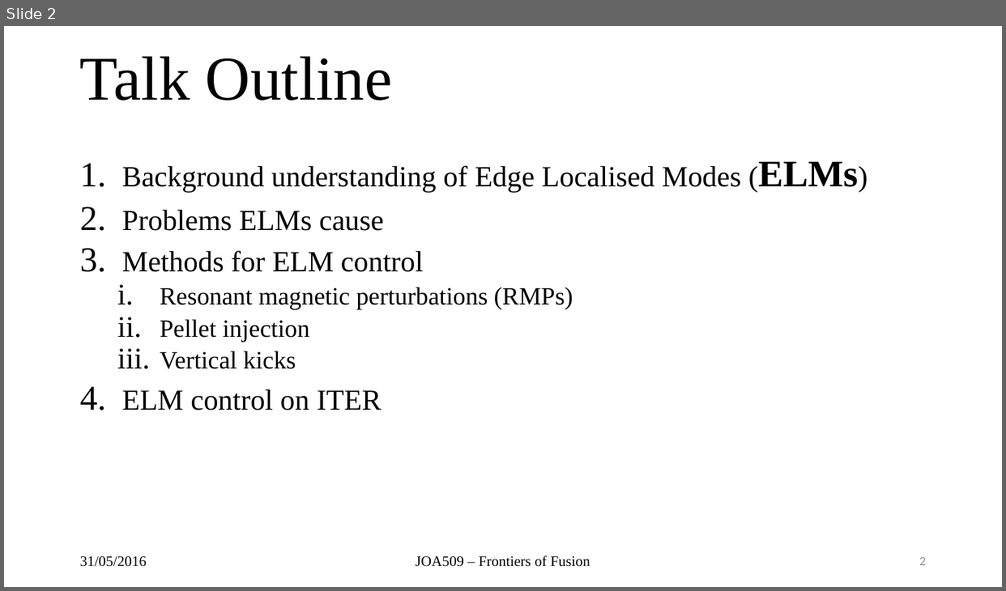
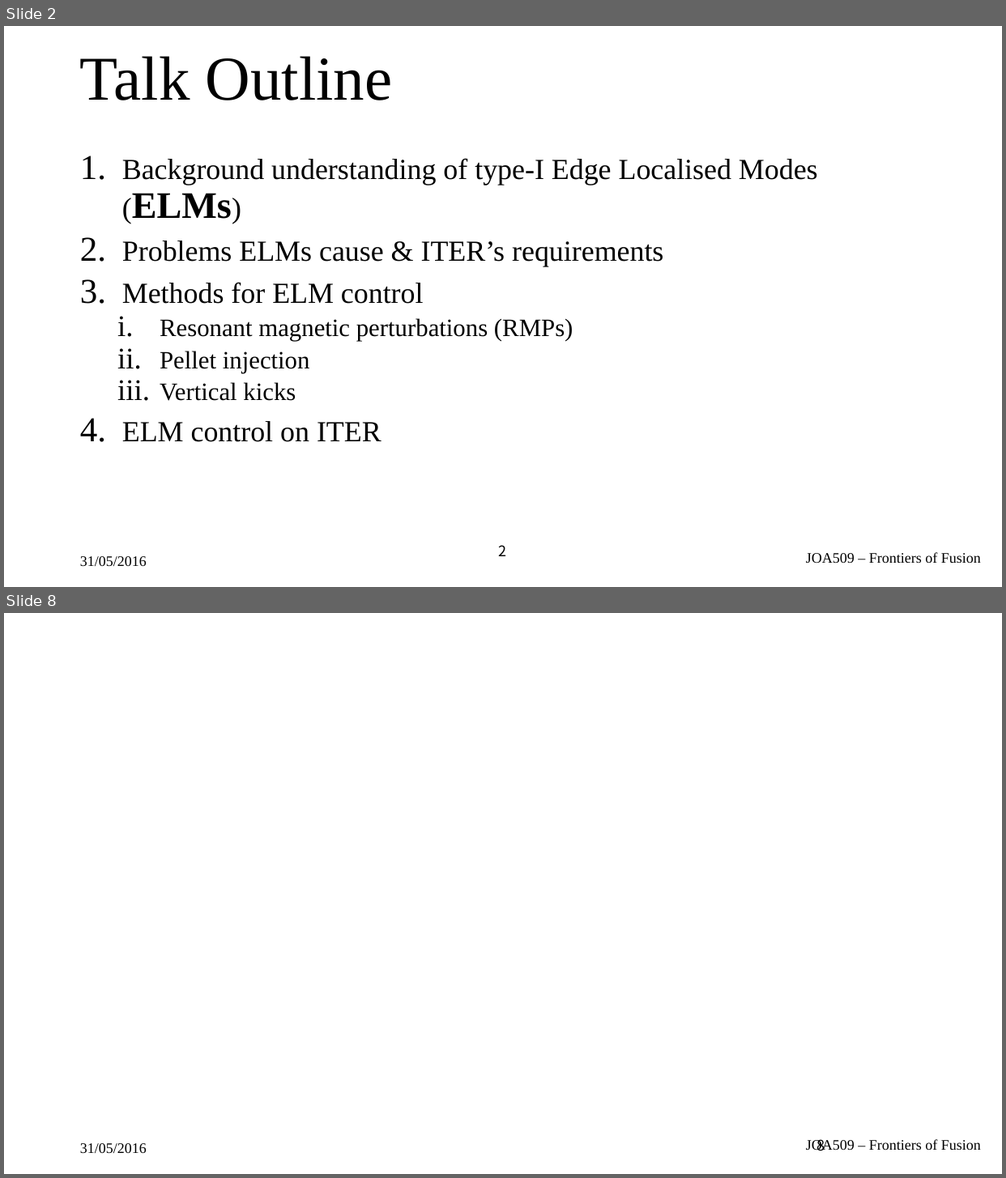
Before and after one commit to airdas/FFessay, a slide deck: Presentation/elmz.pptx. Shown one above the other, each under a label of ours: slide 2 before the commit, slides 2 and 8 after it; the slides between them are not shown. The pictures are 1006x591 and 1006x1178 pixels, drawn with LibreOffice and Linux fonts; fonts in the diff are those of the drawing; background and template pictures are left out. Boxes give left, top, right and bottom in pixels: in the first picture for what was removed or moved away, otherwise in the second. Text is boxed around its words. In the diff, an @@ line names an element or a change of style, - is before the commit and + after.

```diff
--- a/Presentation/elmz.pptx
+++ b/Presentation/elmz.pptx
@@ slide 8 added at (x1=4, y1=613, x2=1002, y2=1174), background picture (left out) @@
@@ text added at (x1=80, y1=1144, x2=147, y2=1153), 14 pt, text #000000 @@
+31/05/2016
@@ text added at (x1=806, y1=1139, x2=981, y2=1152), 14 pt, text #000000 @@
+JOA509 – Frontiers of Fusion
@@ page number added at (x1=817, y1=1139, x2=825, y2=1152), 14 pt, text #000000 @@
+8
@@ slide 2 changed as well @@
@@ text at (x1=122, y1=158, x2=818, y2=267): text changed @@
-1. Background understanding of Edge Localised Modes (ELMs)
-2. Problems ELMs cause
+1. Background understanding of type-I Edge Localised Modes (ELMs)
+2. Problems ELMs cause & ITER’s requirements
@@ page number moved from (x1=919, y1=557, x2=926, y2=565) to (x1=499, y1=545, x2=507, y2=557) @@
@@ page number at (x1=499, y1=545, x2=507, y2=557): size 12 to 14 pt, font Calibri to Noto Sans CJK KR, text colour #8C8C8C to #000000; alignment right to centre; vertical alignment middle to top @@
@@ text "JOA509 – Frontiers of Fusion" moved from (x1=415, y1=556, x2=590, y2=566) to (x1=806, y1=552, x2=981, y2=563) @@
@@ text "JOA509 – Frontiers of Fusion" at (x1=806, y1=552, x2=981, y2=563): alignment centre to right; vertical alignment middle to top @@
```
Also in this commit, not shown: 4 other slides changed, 5 other slides added, 3 other files.
